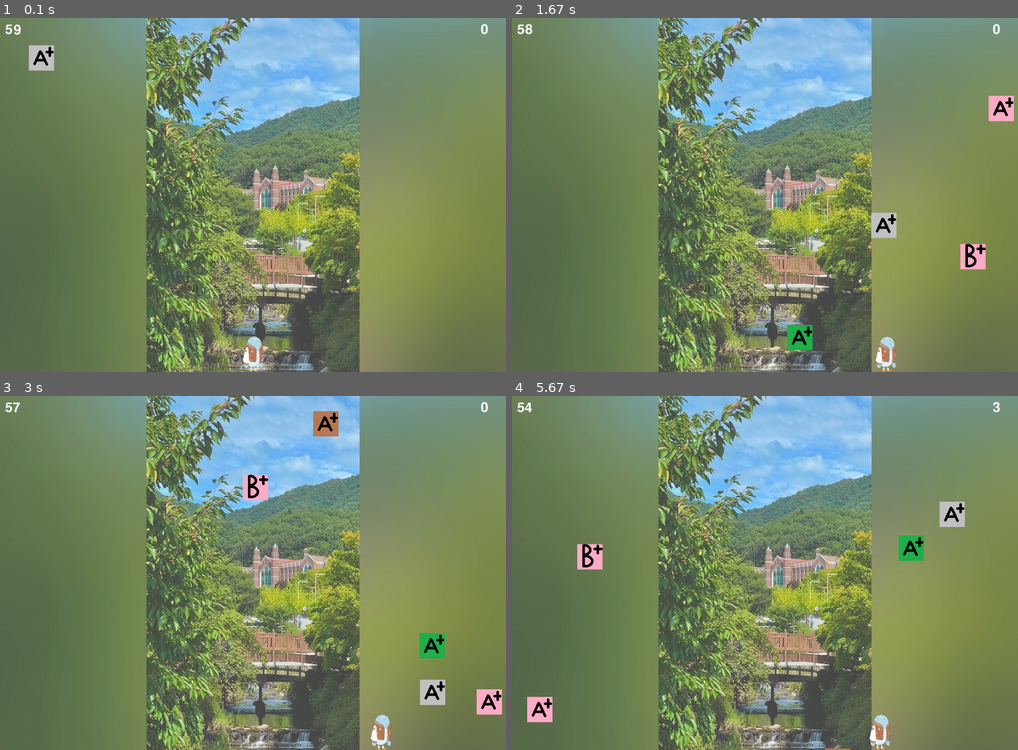
Above: before the commit, frames 1-4 (two rows, left to right).
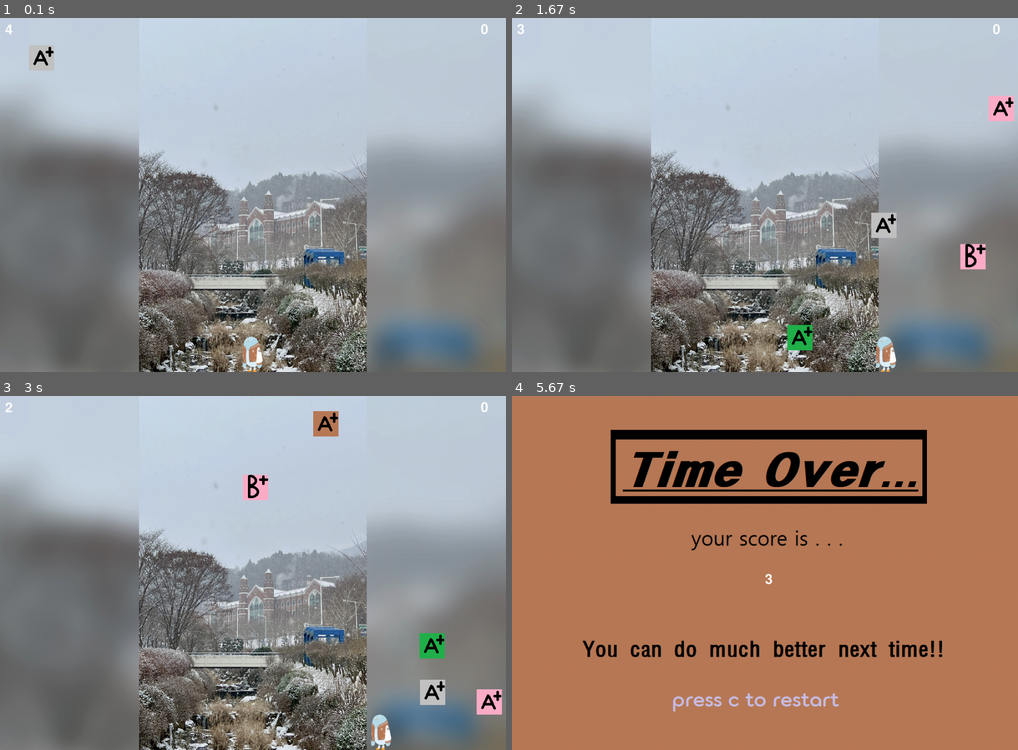
Above: after the commit, the same moments.

Repository: Burna0912/team_project
Game: pygame game, started from workspace/boo_pygame.py
Same seed, same stepped clock (60 frames per second), same inputs: the game is played once before the commit and once after it.
Inputs:
- Up to frame 1 (0.1 s): no input
- Up to frame 2 (1.67 s): hold Right 0.33-0.8 s; hold Right 0.83-1.3 s; hold Left from 1.33 s (still down)
- Up to frame 3 (3 s): release Left at 1.87 s; hold Left 1.9-2.3 s; hold Right 2.33-2.97 s
- Up to frame 4 (5.67 s): hold Left 3-3.47 s; hold Right 3.5-3.97 s; hold Right 4-4.47 s; hold Left 4.5-5.03 s

The runs differ from the first frame. In frame 1, 94% of the frame differs, in the area x 0-100%, y 0-100%; in frame 2, 92%; in frame 3, 92%; in frame 4, 100%.

Commit message:
change images

Diff:
--- a/workspace/boo_pygame.py
+++ b/workspace/boo_pygame.py
@@ -21,10 +21,10 @@
 background_2 = pygame.image.load("./../resource/images/BACK2.png") #2학기 배경
 GameOver = pygame.image.load("./../resource/images/game_over.png") #게임 오버
 
-BOO = pygame.image.load("./../resource/images/brown_right_1.png") # 기본 부
-#BOO_pink = pygame.image.load("./../resource/images/BOO_pink.png") #핑크색 부
-#BOO_brown = pygame.image.load("./../resource/images/BOO_brown.png") #갈색 부
-#BOO_sky = pygame.image.load("./../resource/images/BOO_sky.png") #하늘색 부
+BOO = pygame.image.load("./../resource/images/BOO.png") # 기본 부
+BOO_pink = pygame.image.load("./../resource/images/BOO_pink.png") #핑크색 부
+BOO_brown = pygame.image.load("./../resource/images/BOO_brown.png") #갈색 부
+BOO_sky = pygame.image.load("./../resource/images/BOO_sky.png") #하늘색 부
 
 BOO_size = BOO.get_rect().size
 BOO_width = BOO_size[0]
@@ -89,7 +89,7 @@
 game_font = pygame.font.Font(None, 40)
 
 # 총 시간
-total_time = 60
+total_time = 5
 
 # 시작 시간
 start_ticks = pygame.time.get_ticks()
@@ -216,7 +216,7 @@
         screen.blit(GameOver,(0,0)) #남은 시간이 0 일 때 게임오버 화면 출력
         screen.blit(get_point, (screen_width/2, screen_height/2))
 
-    screen.blit(BOO, (BOO_x_pos,BOO_y_pos)) #부를 화면에 출력
+    screen.blit(BOO_brown, (BOO_x_pos,BOO_y_pos)) #부를 화면에 출력
     screen.blit(A, (A_x_pos, A_y_pos))
     screen.blit(B, (B_x_pos, B_y_pos))
     screen.blit(C, (C_x_pos, C_y_pos))
Renamed: resource/images/normal_left_1.png -> resource/images/BOO.png
Renamed: resource/images/brown_left_1.png -> resource/images/BOO_brown.png
Renamed: resource/images/pink_left_1.png -> resource/images/BOO_pink.png
Renamed: resource/images/sky_left_1.png -> resource/images/BOO_sky.png
Binary file changed: resource/images/game_over.png
